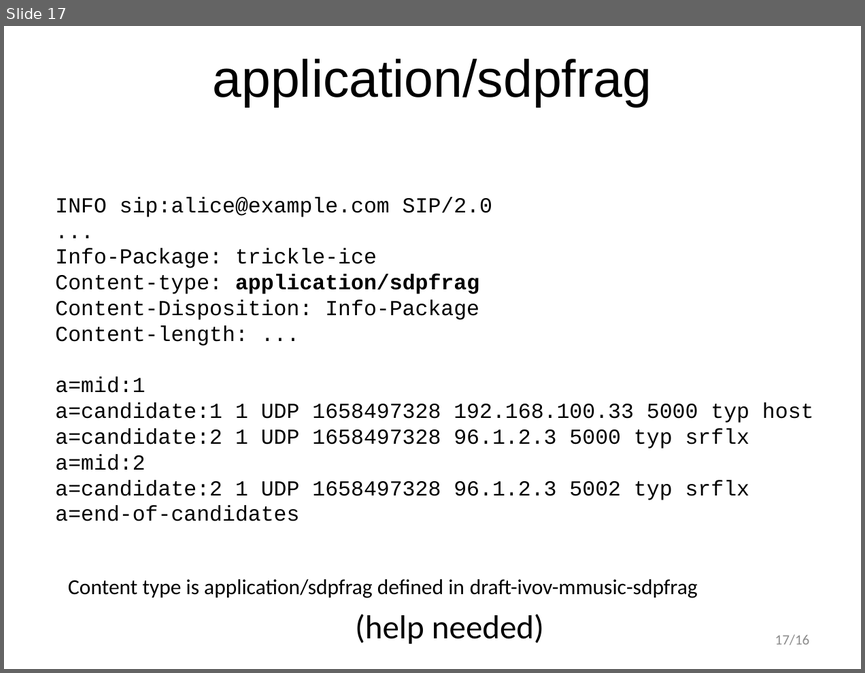
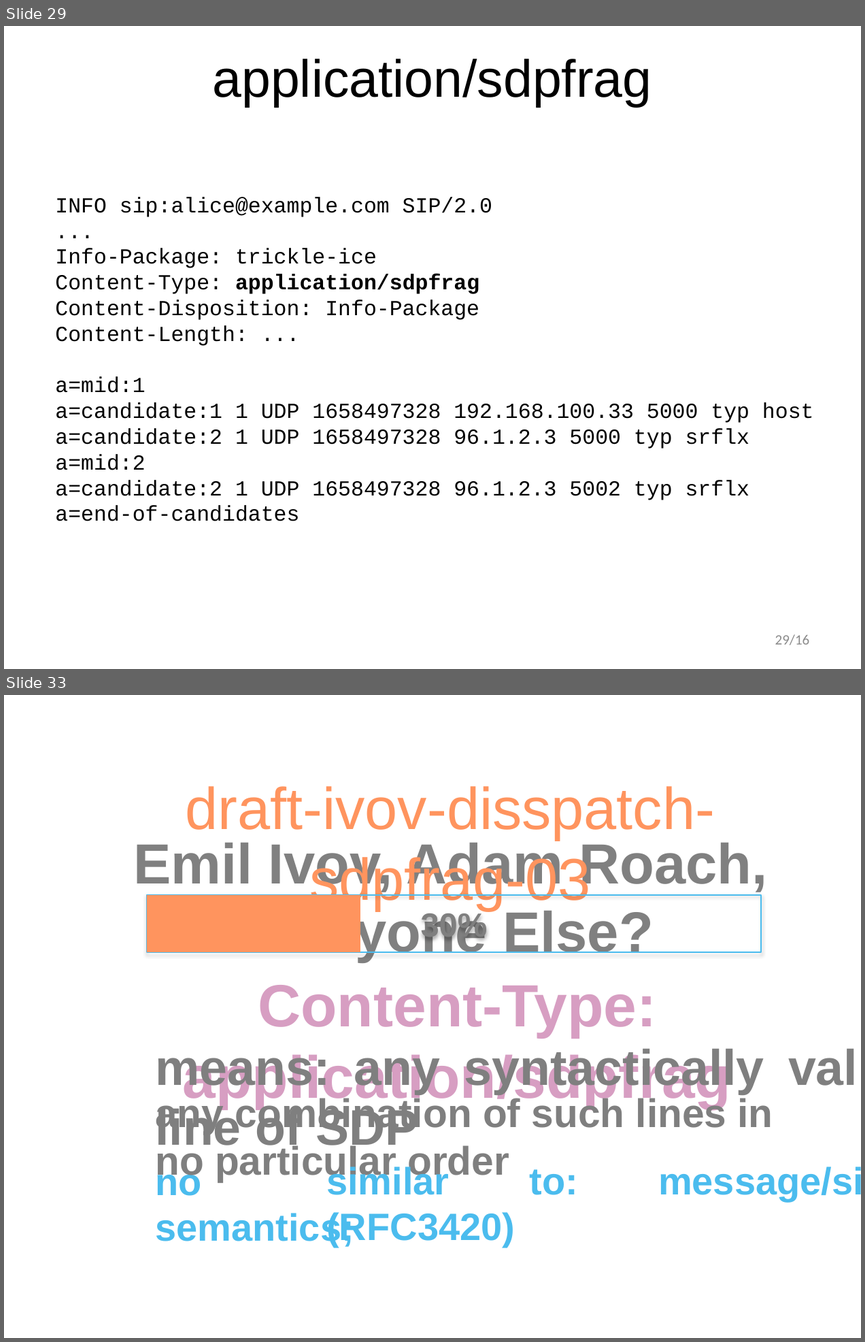
Before and after one commit to emcho/trickle-ice, a slide deck: slides/trickle-ice-iet87-berlin.pptx. Shown one above the other, each under a label of ours: slide 17 before the commit, slides 29 and 33 after it; the slides between them are not shown. The pictures are 865x673 and 865x1342 pixels, drawn with LibreOffice and Linux fonts; fonts in the diff are those of the drawing. Boxes give left, top, right and bottom in pixels: in the first picture for what was removed or moved away, otherwise in the second. Text is boxed around its words. In the diff, an @@ line names an element or a change of style, - is before the commit and + after.

```diff
--- a/slides/trickle-ice-iet87-berlin.pptx
+++ b/slides/trickle-ice-iet87-berlin.pptx
@@ slide 33 added at (x1=4, y1=695, x2=861, y2=1338), background #FFFFFF @@
@@ text added at (x1=186, y1=786, x2=715, y2=911), 49.5 pt, text #FF945E @@
+draft-ivov-disspatch-sdpfrag-03
@@ text added at (x1=133, y1=838, x2=767, y2=962), 47.5 pt, text #808080, bold @@
+Emil Ivov, Adam Roach, Anyone Else?
@@ rectangle added at (x1=147, y1=895, x2=762, y2=952), outline #4BBCEE 0.75 pt, 28 pt, text #7F7F7F, bold @@
+30%
@@ rectangle added at (x1=147, y1=895, x2=360, y2=952), fill #FF945E @@
@@ text added at (x1=183, y1=985, x2=731, y2=1108), 50 pt, text #D79EC2, bold @@
+Content-Type: application/sdpfrag
@@ text added at (x1=155, y1=1045, x2=764, y2=1154), 42 pt, text #7F7F7F, bold @@
+means: any syntactically valid line of SDP
@@ text added at (x1=155, y1=1095, x2=773, y2=1181), 33.5 pt, text #7F7F7F, bold @@
+any combination of such lines in no particular order
@@ text added at (x1=326, y1=1164, x2=861, y2=1201), 32 pt, text #4BBCEE, bold @@
+similar to: message/sipfrag (RFC3420)
@@ text added at (x1=155, y1=1164, x2=354, y2=1248), 32 pt, text #4BBCEE, bold @@
+no semantics;
@@ what was slide 17 is now slide 29 @@
@@ slide 29 changed as well @@
@@ text at (x1=55, y1=274, x2=479, y2=294): text changed @@
-Content-type: application/sdpfrag
+Content-Type: application/sdpfrag
@@ text at (x1=55, y1=325, x2=248, y2=346): text changed @@
-Content-length: ...
+Content-Length: ...
@@ text removed at (x1=68, y1=579, x2=698, y2=643) @@
-Content type is application/sdpfrag defined in draft-ivov-mmusic-sdpfrag
-(help needed)
@@ page number at (x1=775, y1=634, x2=810, y2=645): text changed @@
-17/16
+29/16
```
Also in this commit, not shown: 2 other slides changed, 26 other slides added, 11 slides removed, 11 other files.
